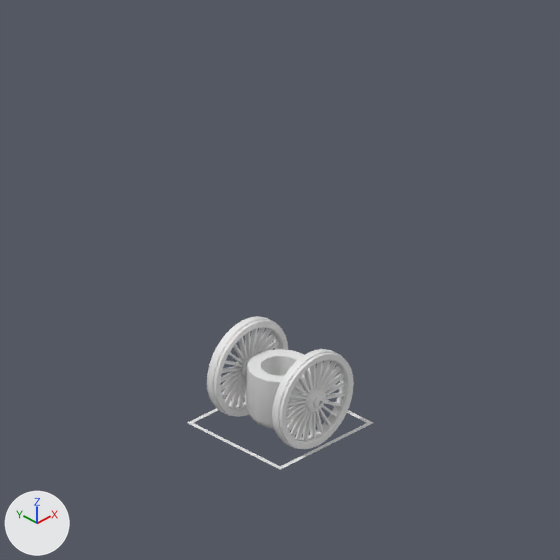
The Blender file rct2/scenery/MedievalTheming/tcn_Cannon/tcn_V001.blend, before and after one commit.
Rendered twice from the file's camera 'Camera'. The axes (+X, +Y, +Z) are drawn at lower left. The lights are the same throughout. The older version comes first. Materials are left out; every surface is plain grey.
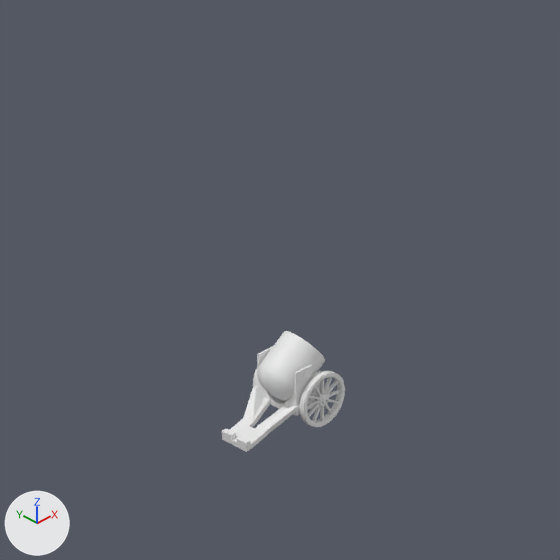
The change, as JSON lines over the scene's bpy script:
```json
{"op": "add", "block": "me_cube", "code": ["me_cube = bpy.data.meshes.new('Cube')", "me_cube.from_pydata(...)  # 74 vertices, 68 faces; spans x -1.7..0.2, y 0.0..0.56, z -0.12..0.7"]}
{"op": "add", "block": "me_circle_001", "code": ["me_circle_001 = bpy.data.meshes.new('Circle.001')", "me_circle_001.from_pydata(...)  # 31 vertices, 30 faces; spans x -0.15..0.15, y 0.0..0.337, z 0.0..0.769"]}
{"op": "set", "path": "ob_circle.location", "old": "(0.0, 0.0, 0.0)", "new": "(-0.21, 0.0, 0.6)"}
{"op": "set", "path": "ob_circle.rotation_euler", "old": "(0.0, 0.0, 0.0)", "new": "(0.0, 0.945, 0.0)", "note": "degrees (0, 0, 0) -> degrees (0, 54, 0)"}
{"op": "set", "path": "ob_circle.scale", "old": "(1.0, 1.0, 1.0)", "new": "(0.775, 0.775, 0.9)"}
{"op": "add", "block": "ob_plane_001", "code": "ob_plane_001.hide_render = True"}
{"op": "set", "path": "ob_cylinder_002.location", "old": "(0.0, -0.7, 0.7)", "new": "(0.4, -0.5, 0.46)"}
{"op": "set", "path": "ob_cylinder_002.scale", "old": "(0.57, 0.57, 0.57)", "new": "(0.319, 0.319, 0.319)"}
{"op": "set", "path": "ob_cube_000.rotation_euler", "old": "(0.0, 0.0, 0.262)", "new": "(0.0, 0.0, 0.524)", "note": "degrees (0, 0, 15) -> degrees (0, 0, 30)"}
{"block": "ob_cube_000", "where": "_m = ob_cube_000.modifiers.new('Array', 'ARRAY')"}
{"op": "set", "path": "_m.count", "old": "24", "new": "12"}
{"op": "add", "block": "ob_cube", "code": ["ob_cube = bpy.data.objects.new('Cube', me_cube)", "ob_cube.location = (0.36, 0.0, 0.1)", "ob_cube.scale = (0.8, 0.8, 0.8)", "_m = ob_cube.modifiers.new('Mirror', 'MIRROR')", "_m.use_axis = (False, True, False)", "_m.use_clip = True"]}
{"op": "add", "block": "ob_circle_001", "code": ["ob_circle_001 = bpy.data.objects.new('Circle.001', me_circle_001)", "ob_circle_001.location = (0.2, 0.0, 0.3)", "ob_circle_001.scale = (1.84, 1.28, 1.0)", "_m = ob_circle_001.modifiers.new('Mirror', 'MIRROR')", "_m.use_axis = (False, True, False)"]}
```

What differs and where, as boxes (x1, y1, x2, y2) in the pictures (560 x 560 px):
```json
{"object": "Cylinder.003", "change": "moved, rescaled", "before": [207, 316, 354, 449], "after": [253, 368, 345, 427]}
{"object": "Cube.000", "change": "moved, rescaled, turned, modifiers changed", "before": [221, 328, 346, 441], "after": [307, 377, 341, 422]}
{"object": "Circle", "change": "moved, turned, rescaled", "before": [247, 349, 310, 429], "after": [257, 331, 325, 400]}
{"object": "Cube", "change": "added", "after": [222, 385, 320, 452]}
{"object": "Circle.001", "change": "added", "after": [257, 346, 322, 416]}
{"object": "Plane.001", "change": "hidden", "before": [188, 396, 373, 469]}
{"object": "Cylinder.002", "change": "moved, rescaled", "before": [236, 356, 325, 413], "after": [315, 393, 329, 406]}
```
